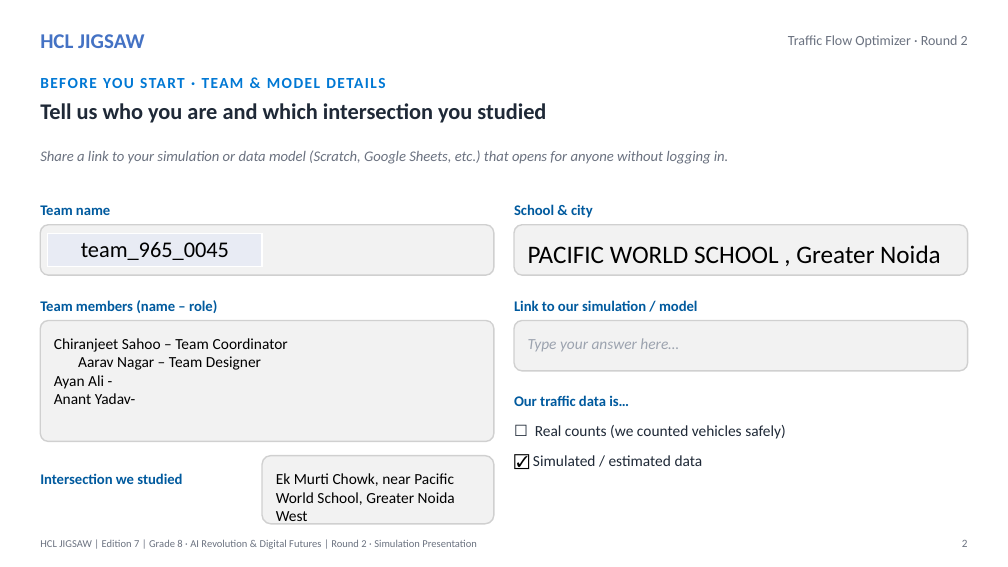
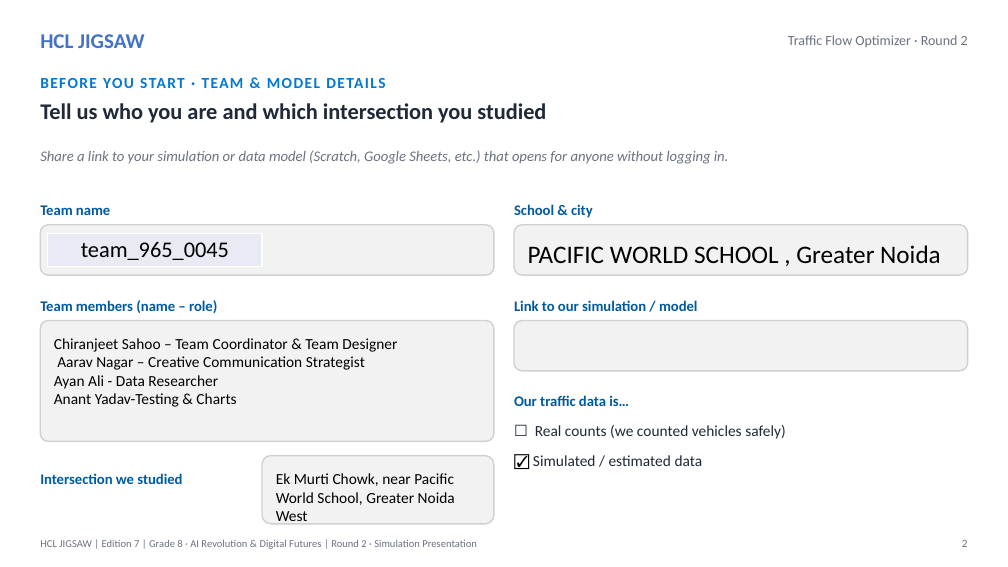
Before and after one commit to Altofpyush/HCL-Jigsaw, a slide deck: slide 2 of HCL Jigsaw/PPT_Template_Grade8_AI_TrafficFlowOptimizer.pptx. Drawn at 1008x567 pixels with LibreOffice and Linux fonts; fonts in the diff are those of the drawing. Boxes give left, top, right and bottom in pixels: in the first picture for what was removed or moved away, otherwise in the second. Text is boxed around its words. In the diff, an @@ line names an element or a change of style, - is before the commit and + after.

```diff
--- a/HCL Jigsaw/PPT_Template_Grade8_AI_TrafficFlowOptimizer.pptx
+++ b/HCL Jigsaw/PPT_Template_Grade8_AI_TrafficFlowOptimizer.pptx
@@ text in rounded rectangle at box(54, 338, 397, 407): text changed @@
-Chiranjeet Sahoo – Team Coordinator Aarav Nagar – Team Designer
-Ayan Ali -
-Anant Yadav-
+Chiranjeet Sahoo – Team Coordinator & Team Designer
+Aarav Nagar – Creative Communication Strategist
+Ayan Ali - Data Researcher
+Anant Yadav-Testing & Charts
@@ text in rounded rectangle at box(528, 338, 679, 351): text removed @@
-Type your answer here…
```
Also in this commit, not shown: 1 other file.
